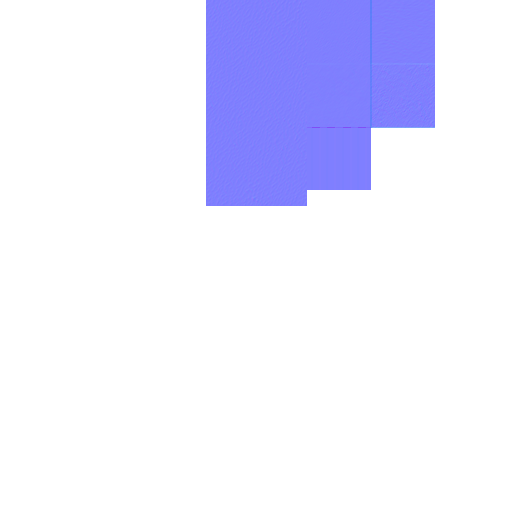
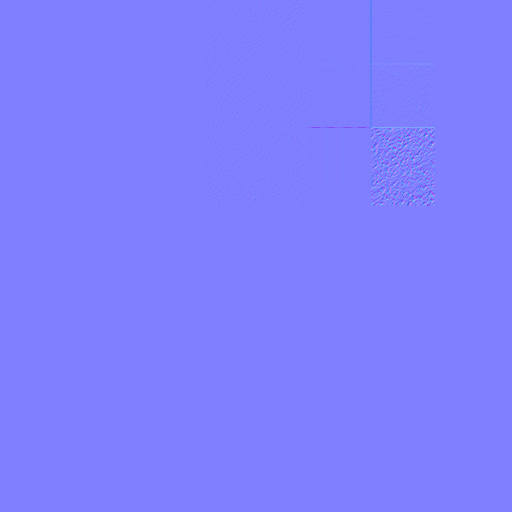
Layers edited between the first and the second 512px x 512px image:
painted on "others" over [371, 128, 435, 206]
showed "background", painted on it over [0, 0, 512, 512]
